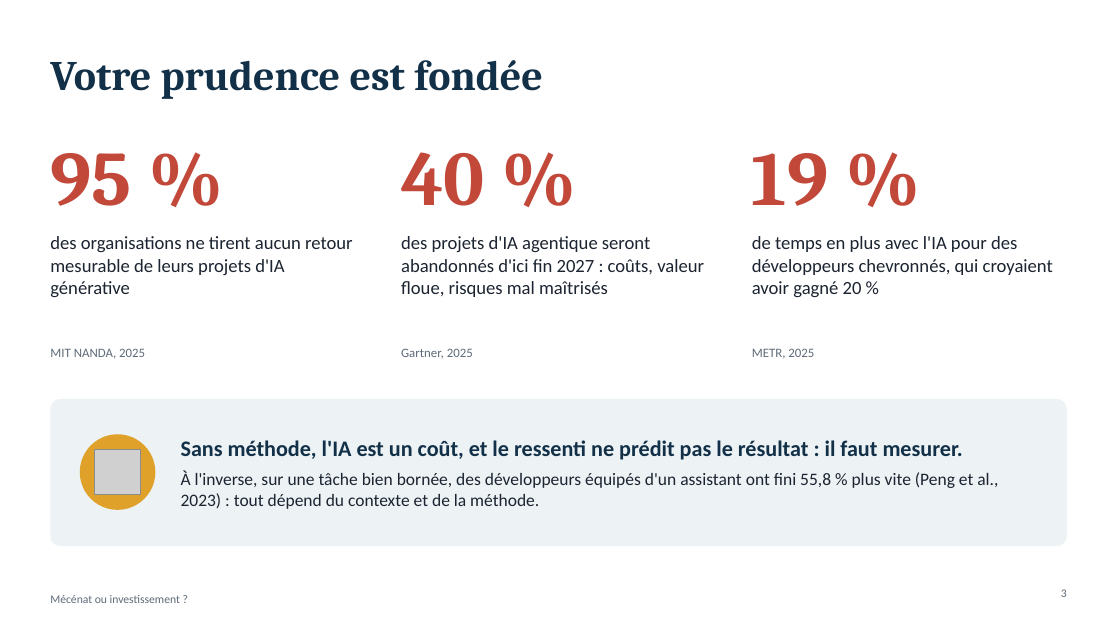
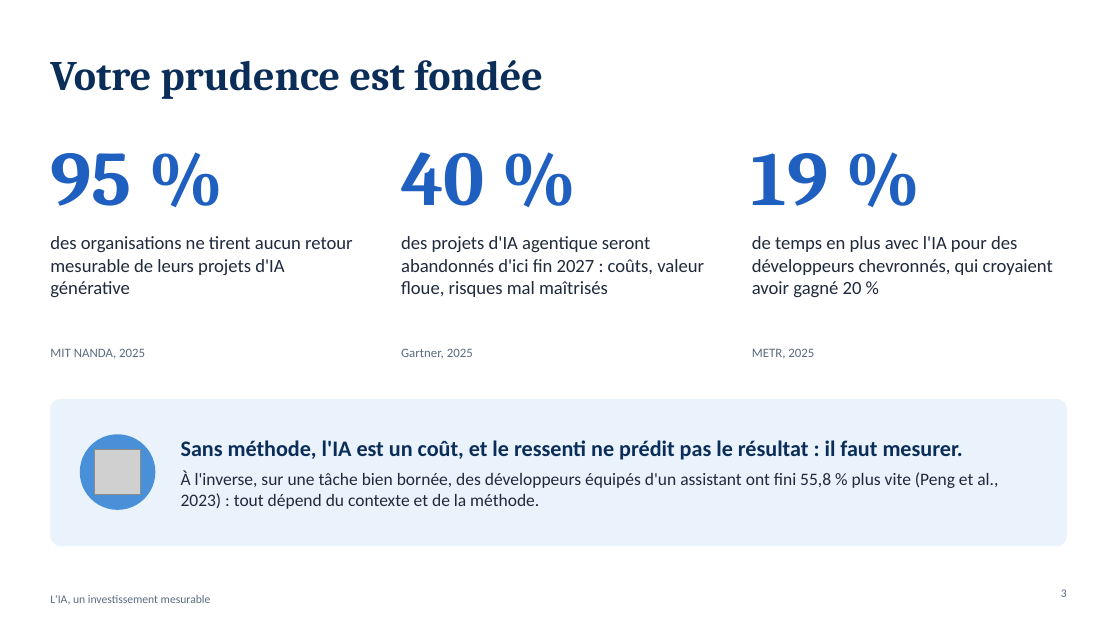
Before and after one commit to FredGarcia/Agent2Prompt, a slide deck: slide 3 of docs/presentation-valeur-ia/presentation-valeur-ia.pptx. Drawn at 1120x630 pixels with LibreOffice and Linux fonts; fonts in the diff are those of the drawing; grey boxes stand for pictures. Boxes give left, top, right and bottom in pixels: in the first picture for what was removed or moved away, otherwise in the second. Text is boxed around its words. In the diff, an @@ line names an element or a change of style, - is before the commit and + after.

```diff
--- a/docs/presentation-valeur-ia/presentation-valeur-ia.pptx
+++ b/docs/presentation-valeur-ia/presentation-valeur-ia.pptx
@@ title "Votre prudence est fondée" at <box>50,60,543,99</box>: text colour #123047 to #0B2E59 @@
@@ text colour #C2493A to #1F5FBF in 3 elements at <box>50,153,131,206</box>, <box>401,152,485,206</box>, <box>752,153,828,206</box> @@
@@ rounded rectangle at <box>50,399,1067,546</box>: fill #EDF2F5 to #EAF2FB @@
@@ text "Sans méthode, l'IA est un ..." at <box>181,440,998,509</box>: text colour #123047 to #0B2E59 in "Sans méthode, l'IA est un coût, et ..."; text colour #1B2430 to #1F2A3C in "À l'inverse, sur une tâche bien bornée, ..." @@
@@ ellipse at <box>80,434,155,510</box>: fill #E0A12B to #4A90D9 @@
@@ text at <box>50,595,211,604</box>: text changed; text colour #5F6B79 to #5B6B80 @@
-Mécénat ou investissement ?
+L'IA, un investissement mesurable
```
Also in this commit, not shown: 15 other slides changed, 1 slide removed, 3 other files.
